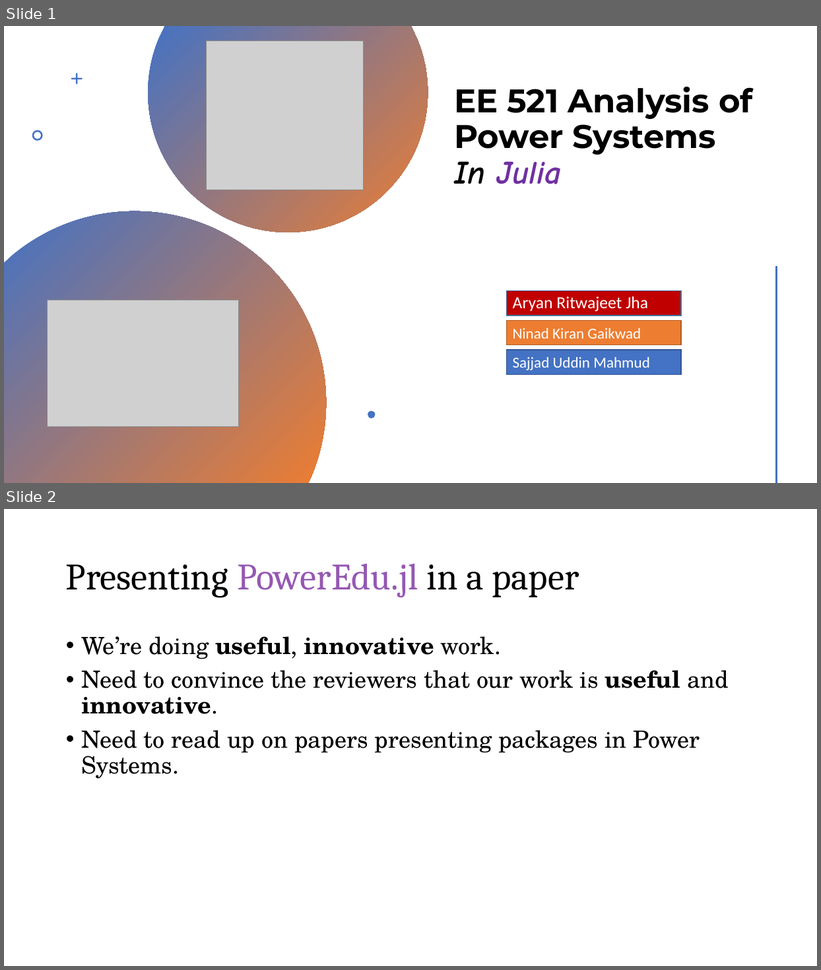
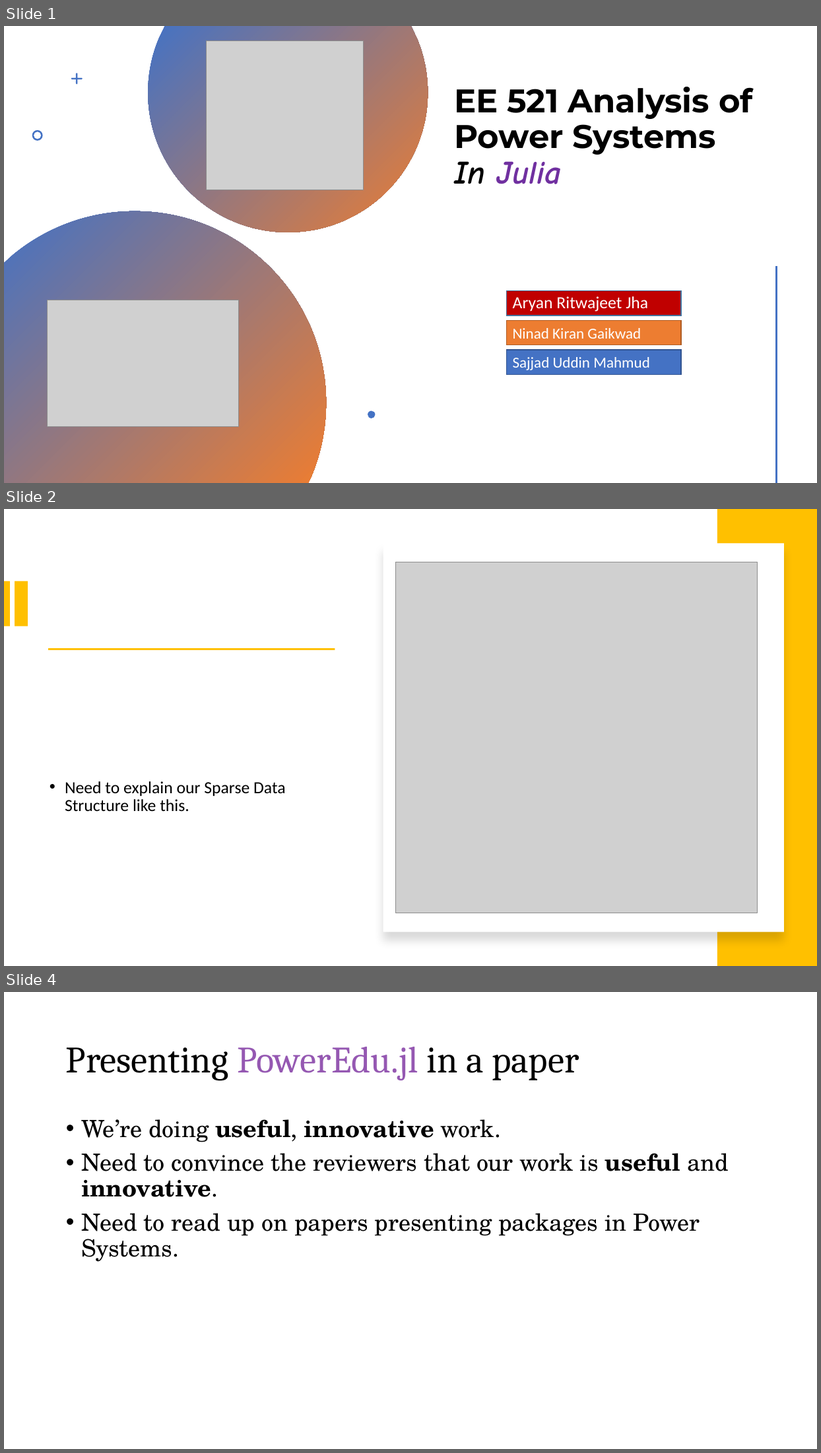
Before and after one commit to Realife-Brahmin/OriginalDocsHub-WSU-OneDrive, a slide deck: ee521_julia_plan.pptx. Shown one above the other, each under a label of ours: slides 1 and 2 before the commit, slides 1, 2 and 4 after it; the slides between them are not shown. The pictures are 821x970 and 821x1453 pixels, drawn with LibreOffice and Linux fonts; fonts in the diff are those of the drawing; grey boxes stand for pictures. Boxes give left, top, right and bottom in pixels: in the first picture for what was removed or moved away, otherwise in the second. Text is boxed around its words. In the diff, an @@ line names an element or a change of style, - is before the commit and + after.

```diff
--- a/ee521_julia_plan.pptx
+++ b/ee521_julia_plan.pptx
@@ slide 2 added at (x1=4, y1=509, x2=817, y2=966), background #FFFFFF @@
@@ rectangle added at (x1=717, y1=509, x2=817, y2=966), fill #FFC000 @@
@@ rectangle added at (x1=384, y1=543, x2=784, y2=932), fill #FFFFFF @@
@@ picture added at (x1=395, y1=562, x2=757, y2=913) @@
@@ rectangle added at (x1=4, y1=581, x2=10, y2=626), fill #FFC000 @@
@@ rectangle added at (x1=15, y1=581, x2=27, y2=626), fill #FFC000 @@
@@ rectangle added at (x1=48, y1=649, x2=335, y2=650), fill #FFC000 @@
@@ text added at (x1=65, y1=782, x2=286, y2=811), 20 pt, text #000000 @@
+• Need to explain our Sparse Data Structure like this.
@@ what was slide 2 is now slide 4 @@
```
Also in this commit, not shown: 1 other slide added.
